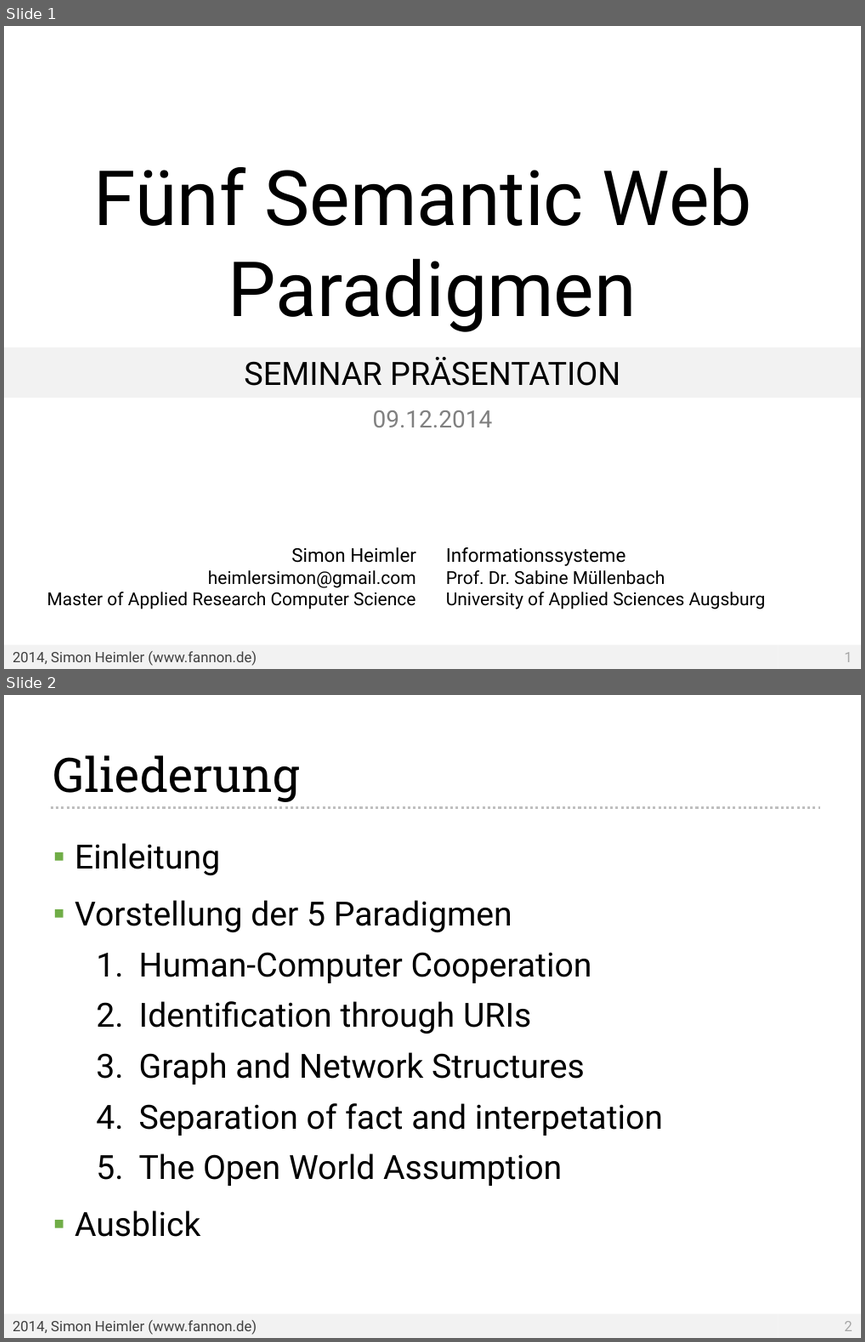
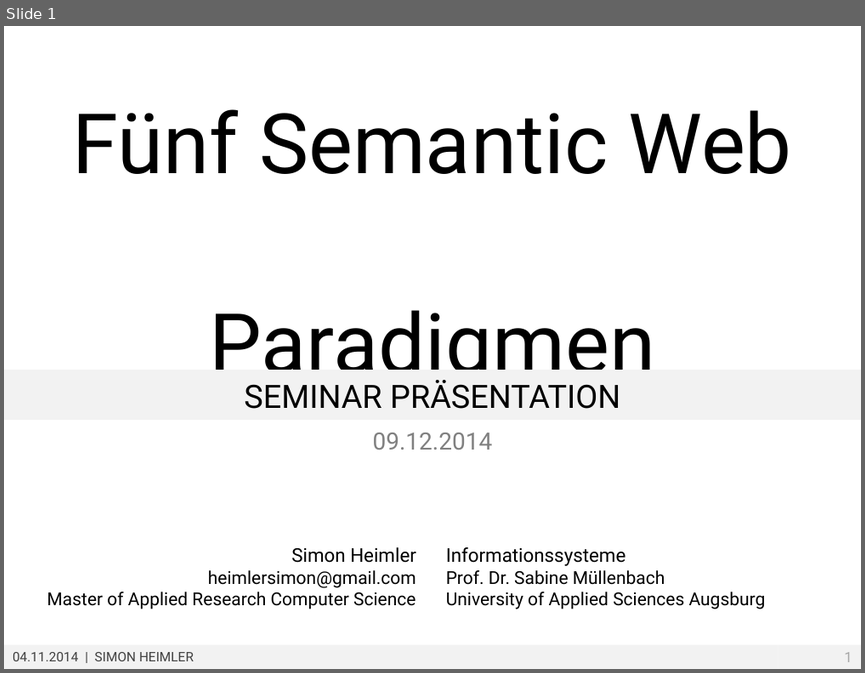
Before and after one commit to Fannon/SemanticWebParadigmen, a slide deck: Semantic Web Paradigmen PPT.pptx. Shown one above the other, each under a label of ours: slides 1 and 2 before the commit, slide 1 after it. The pictures are 865x1342 and 865x673 pixels, drawn with LibreOffice and Linux fonts; fonts in the diff are those of the drawing; background and template pictures are left out. Boxes give left, top, right and bottom in pixels: in the first picture for what was removed or moved away, otherwise in the second. Text is boxed around its words. In the diff, an @@ line names an element or a change of style, - is before the commit and + after.

```diff
--- a/Semantic Web Paradigmen PPT.pptx
+++ b/Semantic Web Paradigmen PPT.pptx
@@ slide 2 removed at box(4, 695, 861, 1338), background #FFFFFF; not listed: 2 template elements that a slide beside it also shows @@
@@ title removed at box(53, 755, 300, 802) @@
-Gliederung
@@ line removed from (50, 807) to (821, 807) @@
@@ text removed at box(75, 843, 663, 1236) @@
-▪ Einleitung
-▪ Vorstellung der 5 Paradigmen
-  1. Human-Computer Cooperation
-  2. Identification through URIs
-  3. Graph and Network Structures
-  4. Separation of fact and interpetation
-  5. The Open World Assumption
-▪ Ausblick
@@ slide 1 changed as well @@
@@ title "Fünf Semantic Web Paradigmen": place and size @@
-title "Fünf Semantic Web Paradigmen" at box(94, 167, 752, 332)
+title "Fünf Semantic Web Paradigmen" at box(73, 109, 792, 392)
@@ title "Fünf Semantic Web Paradigmen" at box(73, 109, 792, 392): size 64 to 70 pt @@
@@ 2 texts, 1 rectangle: place and size @@
-2 texts, 1 rectangle at box(4, 347, 861, 427)
+2 texts, 1 rectangle at box(4, 369, 861, 449)
@@ text in rectangle at box(12, 652, 194, 661): text changed; size 12 to 11 pt @@
-2014, Simon Heimler (www.fannon.de)
+04.11.2014 | SIMON HEIMLER
```
Also in this commit, not shown: 1 other slide changed, 1 slide added, 1 other file.
